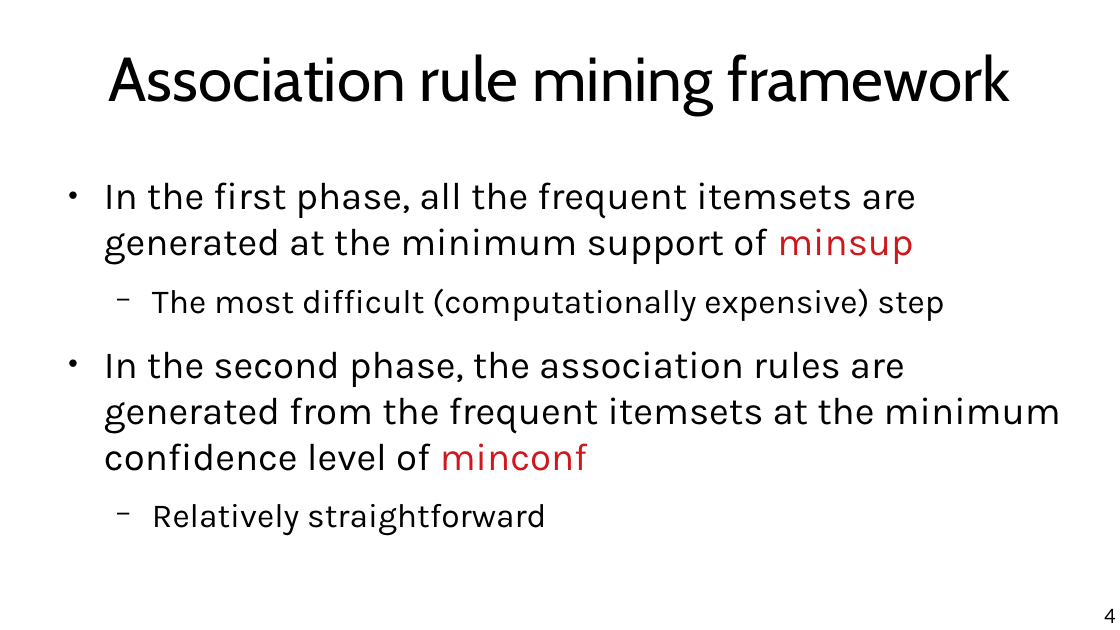
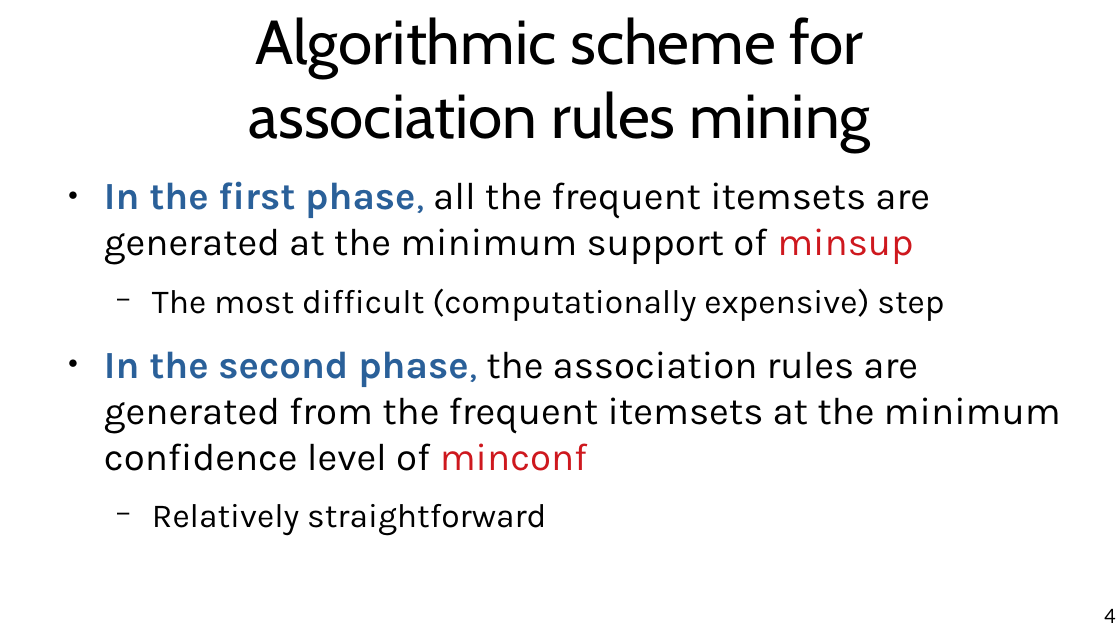
Before and after one commit to marco-calautti/data-mining-course, a slide deck: slide 4 of theory/odp/tt13_association_rules_mining.odp. Drawn at 1120x630 pixels with LibreOffice and Linux fonts; fonts in the diff are those of the drawing. Boxes give left, top, right and bottom in pixels: in the first picture for what was removed or moved away, otherwise in the second. Text is boxed around its words. In the diff, an @@ line names an element or a change of style, - is before the commit and + after.

```diff
--- a/theory/odp/tt13_association_rules_mining.odp
+++ b/theory/odp/tt13_association_rules_mining.odp
@@ title at [249,17,871,152]: text changed @@
-Association rule mining framework
+Algorithmic scheme for
+association rules mining
@@ text at [104,181,1061,471]: text colour #000000 to #2A6099, bold on in "In the first phase,", "In the second phase," @@
```
Also in this commit, not shown: 8 other slides changed, 6 other files.
